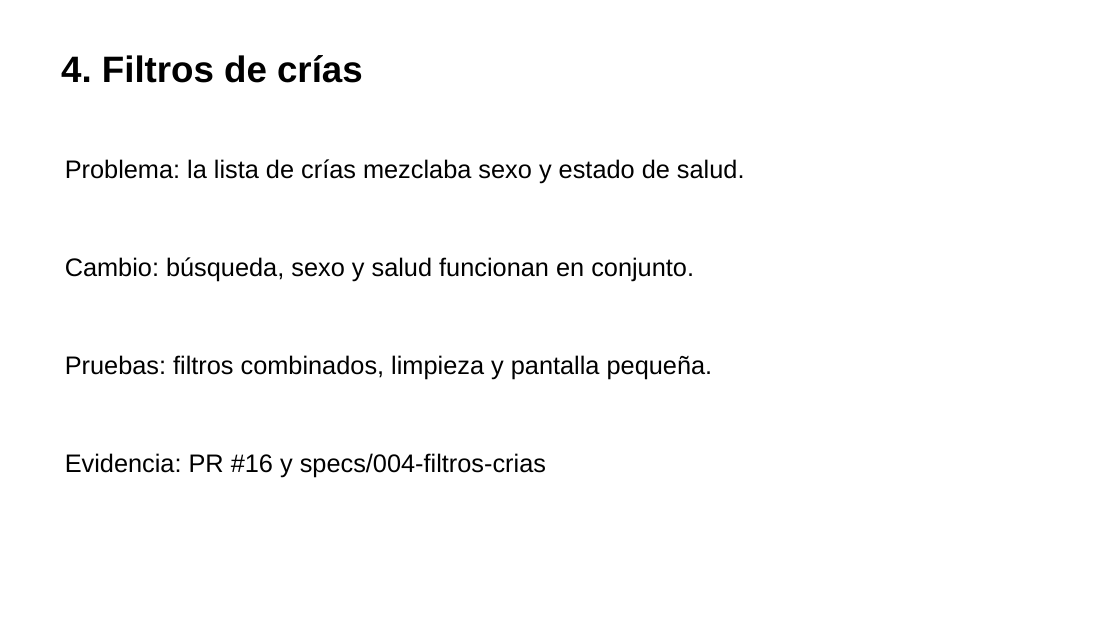
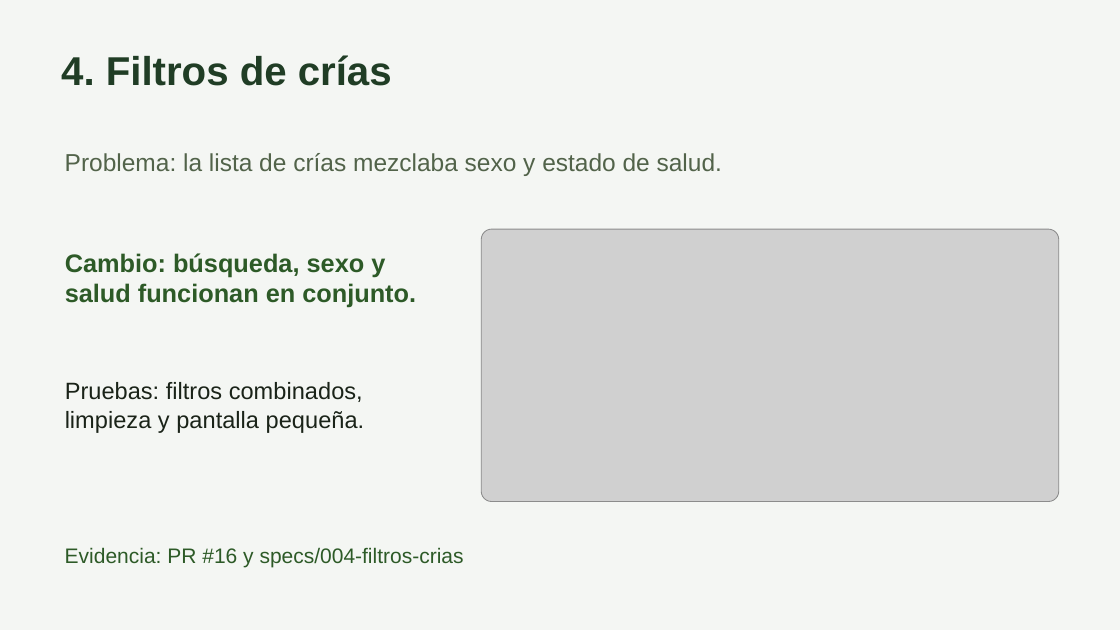
Before and after one commit to carlos-rubio-dev/bovicontrol-pro, a slide deck: slide 11 of docs/integrador/Presentacion.pptx. Drawn at 1120x630 pixels with LibreOffice and Linux fonts; fonts in the diff are those of the drawing; grey boxes stand for pictures. Boxes give left, top, right and bottom in pixels: in the first picture for what was removed or moved away, otherwise in the second. Text is boxed around its words. In the diff, an @@ line names an element or a change of style, - is before the commit and + after.

```diff
--- a/docs/integrador/Presentacion.pptx
+++ b/docs/integrador/Presentacion.pptx
@@ background #FFFFFF to #F4F6F3 @@
@@ text "4. Filtros de crías" at bbox=[61, 55, 392, 86]: size 31.5 to 34.5 pt, text colour #000000 to #203D25 @@
@@ text "Problema: la lista de crías ..." at bbox=[65, 153, 722, 176]: size 21.8 to 21 pt, text colour #000000 to #52634A @@
@@ picture added at bbox=[481, 229, 1060, 502] @@
@@ text "Cambio: búsqueda, sexo y salud ..." at bbox=[65, 253, 416, 308]: text colour #000000 to #2D5A27, bold on @@
@@ text "Pruebas: filtros combinados, limpieza y ...": place and size @@
-text "Pruebas: filtros combinados, limpieza y ..." at bbox=[65, 355, 713, 380]
+text "Pruebas: filtros combinados, limpieza y ..." at bbox=[65, 382, 365, 433]
@@ text "Pruebas: filtros combinados, limpieza y ..." at bbox=[65, 382, 365, 433]: size 21.8 to 20.2 pt, text colour #000000 to #1A2318 @@
@@ text "Evidencia: PR #16 y specs/004-filtros-crias": place and size @@
-text "Evidencia: PR #16 y specs/004-filtros-crias" at bbox=[65, 453, 546, 478]
+text "Evidencia: PR #16 y specs/004-filtros-crias" at bbox=[65, 547, 464, 567]
@@ text "Evidencia: PR #16 y specs/004-filtros-crias" at bbox=[65, 547, 464, 567]: size 21.8 to 18 pt, text colour #000000 to #2D5A27 @@
```
Also in this commit, not shown: 16 other slides changed.
